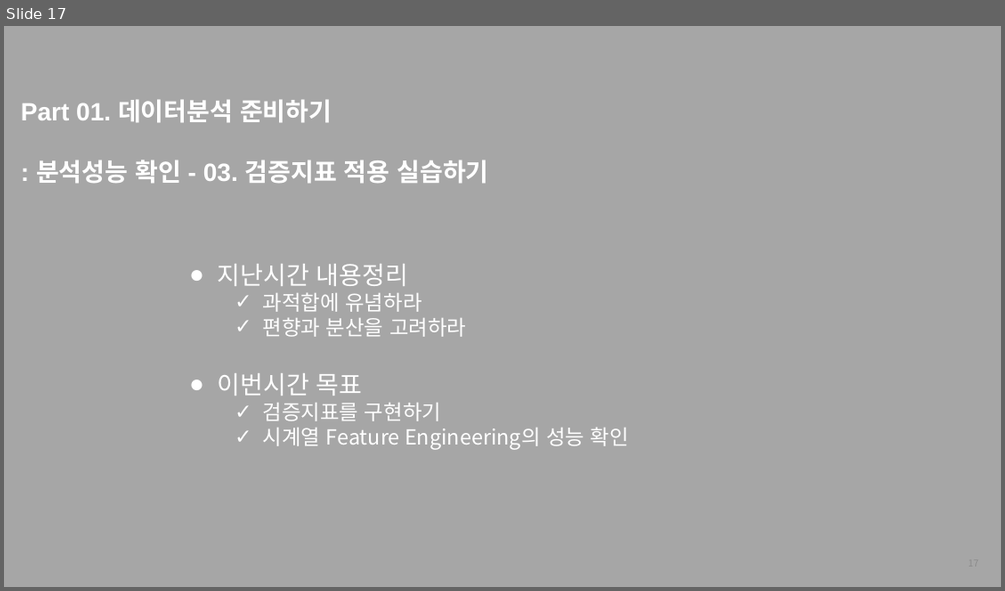
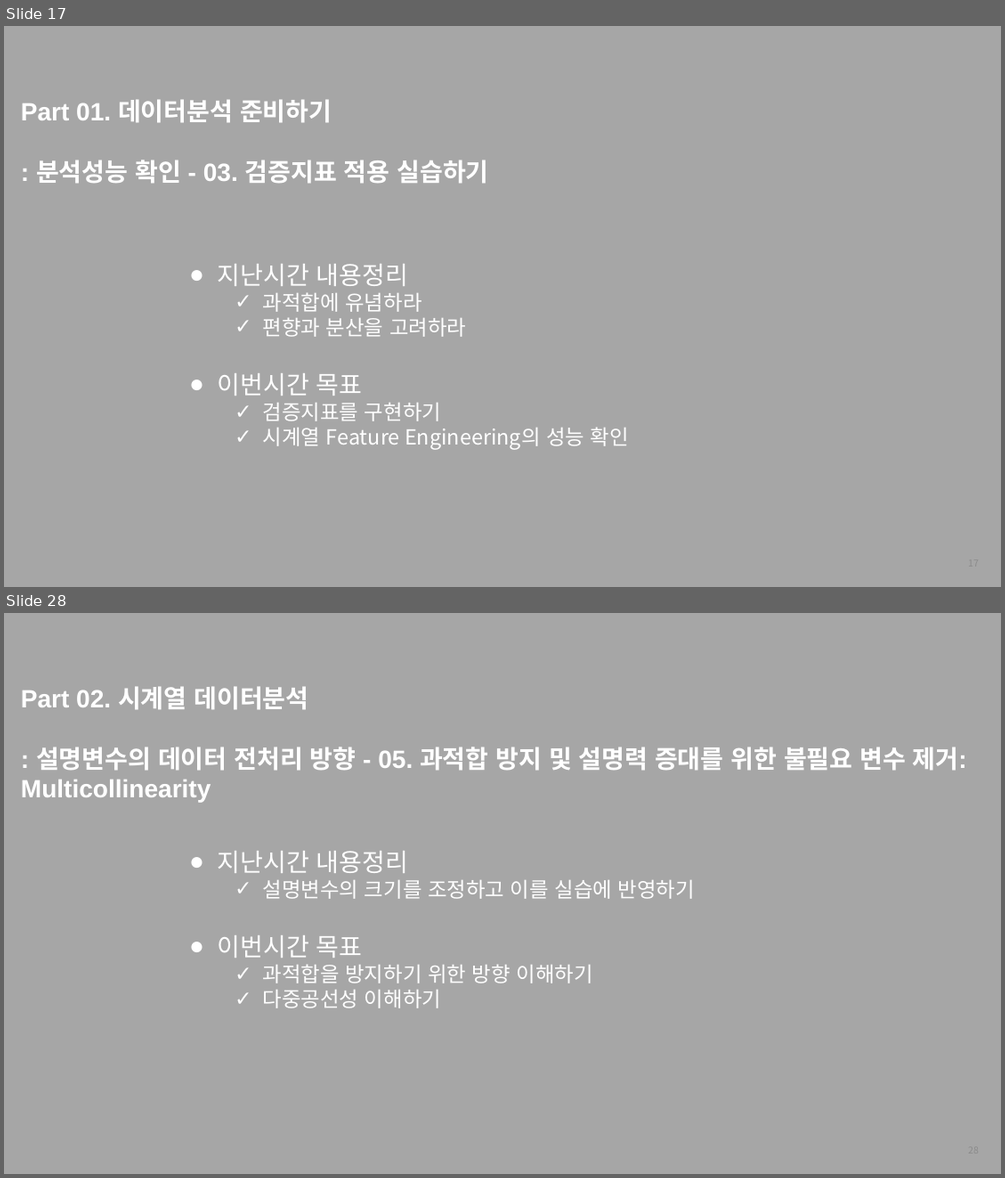
Before and after one commit to thekimk/All-About-Time-Series-Analysis, a slide deck: [FastCampus] 커리큘럼_김경원박사.pptx. Shown one above the other, each under a label of ours: slide 17 before the commit, slides 17 and 28 after it; the slides between them are not shown. The pictures are 1005x591 and 1005x1178 pixels, drawn with LibreOffice and Linux fonts; fonts in the diff are those of the drawing; background and template pictures are left out. Boxes give left, top, right and bottom in pixels: in the first picture for what was removed or moved away, otherwise in the second. Text is boxed around its words. In the diff, an @@ line names an element or a change of style, - is before the commit and + after.

```diff
--- a/[FastCampus] 커리큘럼_김경원박사.pptx
+++ b/[FastCampus] 커리큘럼_김경원박사.pptx
@@ slide 28 added at (4,613,1001,1174), background #A6A6A6 @@
@@ text added at (21,686,967,802), 24 pt, text #FFFFFF, bold @@
+Part 02. 시계열 데이터분석
+: 설명변수의 데이터 전처리 방향 - 05. 과적합 방지 및 설명력 증대를 위한 불필요 변수 제거: Multicollinearity
@@ text added at (218,851,695,1008), 20 pt, text #FFFFFF @@
+● 지난시간 내용정리
+  ✓ 설명변수의 크기를 조정하고 이를 실습에 반영하기
+● 이번시간 목표
+  ✓ 과적합을 방지하기 위한 방향 이해하기
+  ✓ 다중공선성 이해하기
@@ page number added at (755,1135,987,1166), 9 pt, text #8C8C8C @@
+28
```
Also in this commit, not shown: 1 slide changed, 59 other slides added, 52 other files.
